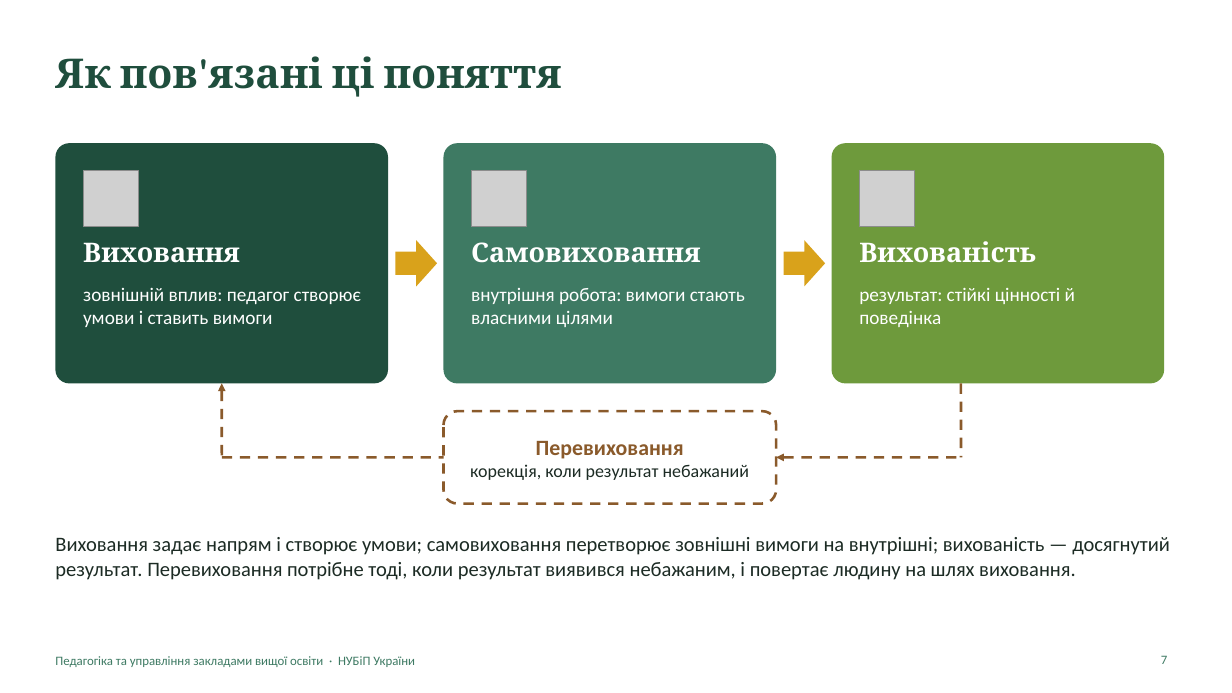
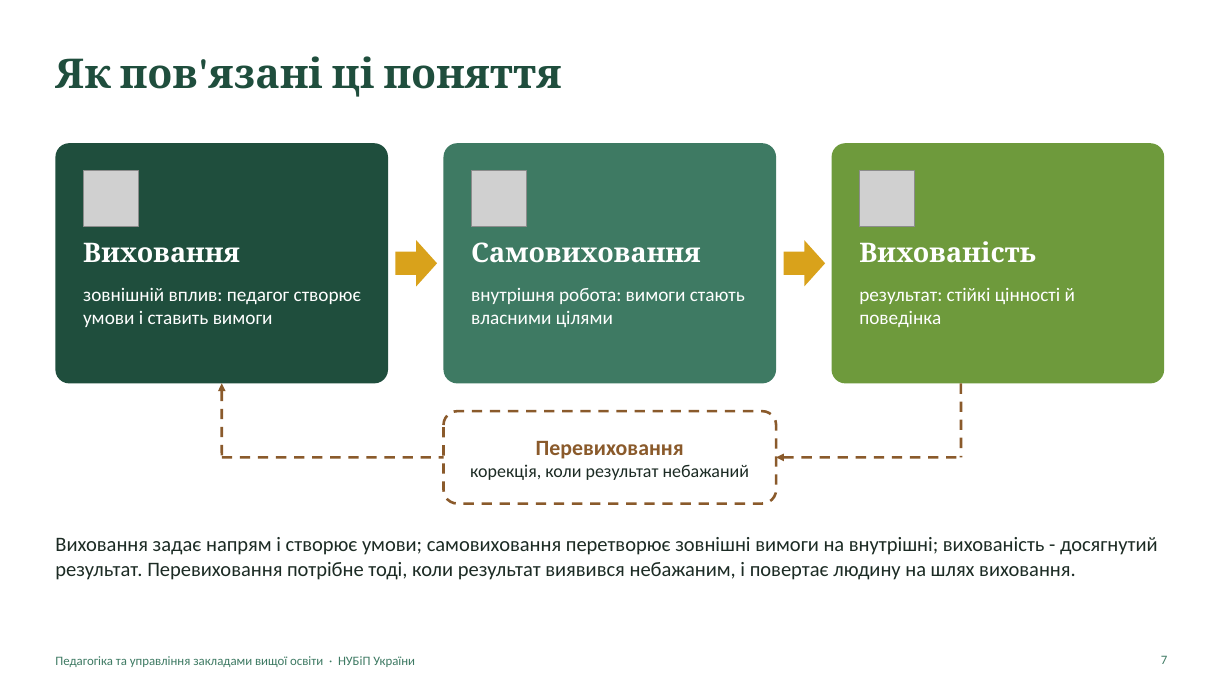
Before and after one commit to mzachepylo-png/kafedra, a slide deck: slide 7 of tmp/Vykhovannia_prezentatsiia.pptx. Drawn at 1232x693 pixels with LibreOffice and Linux fonts; fonts in the diff are those of the drawing; grey boxes stand for pictures. Boxes give left, top, right and bottom in pixels: in the first picture for what was removed or moved away, otherwise in the second. Text is boxed around its words. In the diff, an @@ line names an element or a change of style, - is before the commit and + after.

```diff
--- a/tmp/Vykhovannia_prezentatsiia.pptx
+++ b/tmp/Vykhovannia_prezentatsiia.pptx
@@ text at box(55, 537, 1158, 580): text changed @@
-Виховання задає напрям і створює умови; самовиховання перетворює зовнішні вимоги на внутрішні; вихованість — досягнутий результат. Перевиховання потрібне тоді, коли результат виявився небажаним, і повертає людину на шлях виховання.
+Виховання задає напрям і створює умови; самовиховання перетворює зовнішні вимоги на внутрішні; вихованість - досягнутий результат. Перевиховання потрібне тоді, коли результат виявився небажаним, і повертає людину на шлях виховання.
```
Also in this commit, not shown: 11 other slides changed, 1 other file.
